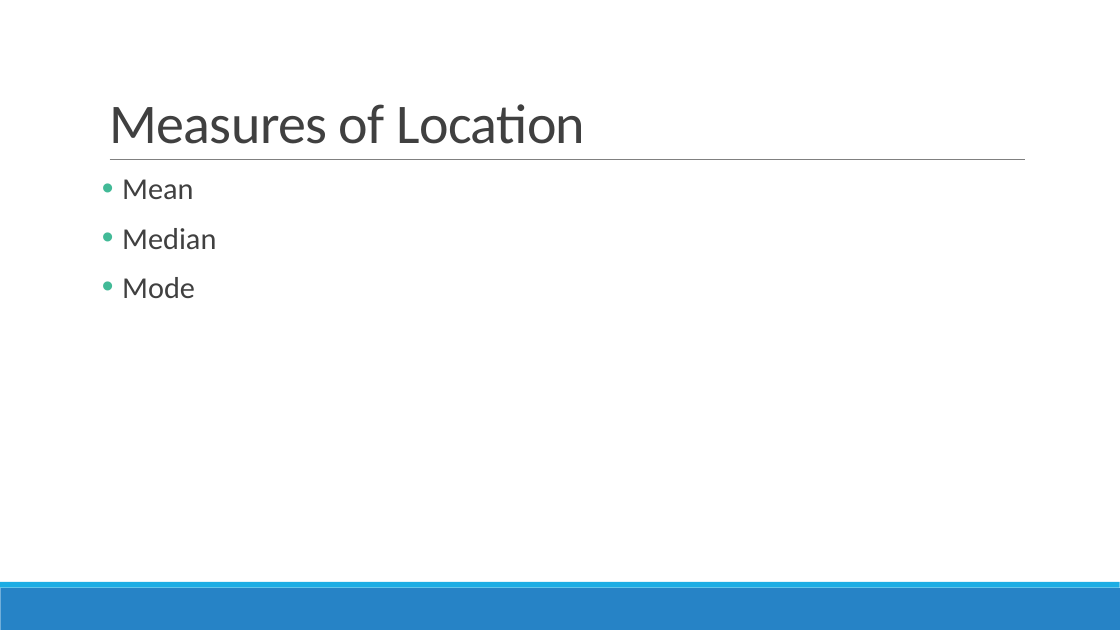
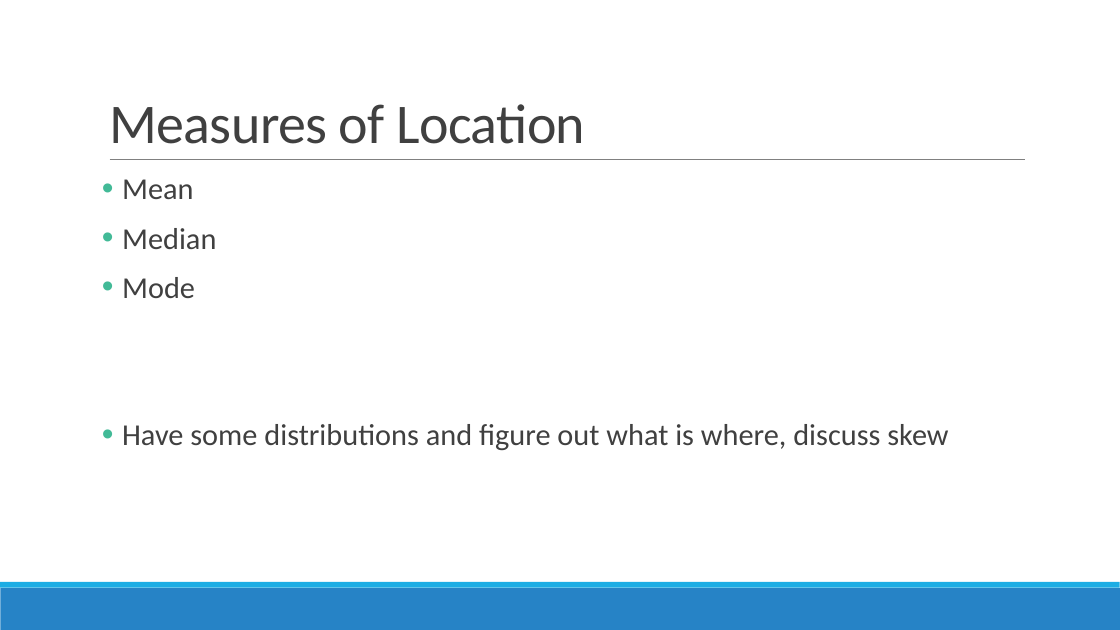
Before and after one commit to sjspielman/bio5312_fall2017, a slide deck: slide 8 of slides/intro.pptx. Drawn at 1120x630 pixels with LibreOffice and Linux fonts; fonts in the diff are those of the drawing. Boxes give left, top, right and bottom in pixels: in the first picture for what was removed or moved away, otherwise in the second. Text is boxed around its words. In the diff, an @@ line names an element or a change of style, - is before the commit and + after.

```diff
--- a/slides/intro.pptx
+++ b/slides/intro.pptx
@@ text at box(122, 424, 948, 450): paragraph added @@
+• Have some distributions and figure out what is where, discuss skew
```
Also in this commit, not shown: 3 other slides changed, 3 slides added.
